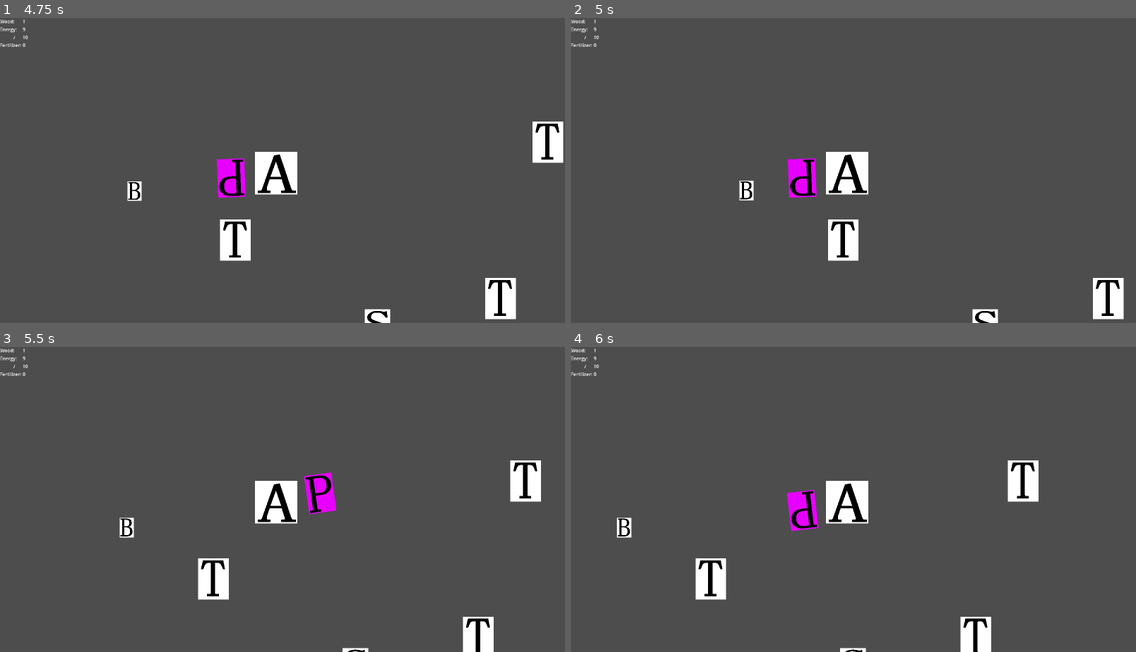
Above: before the commit, frames 1-4 (two rows, left to right).
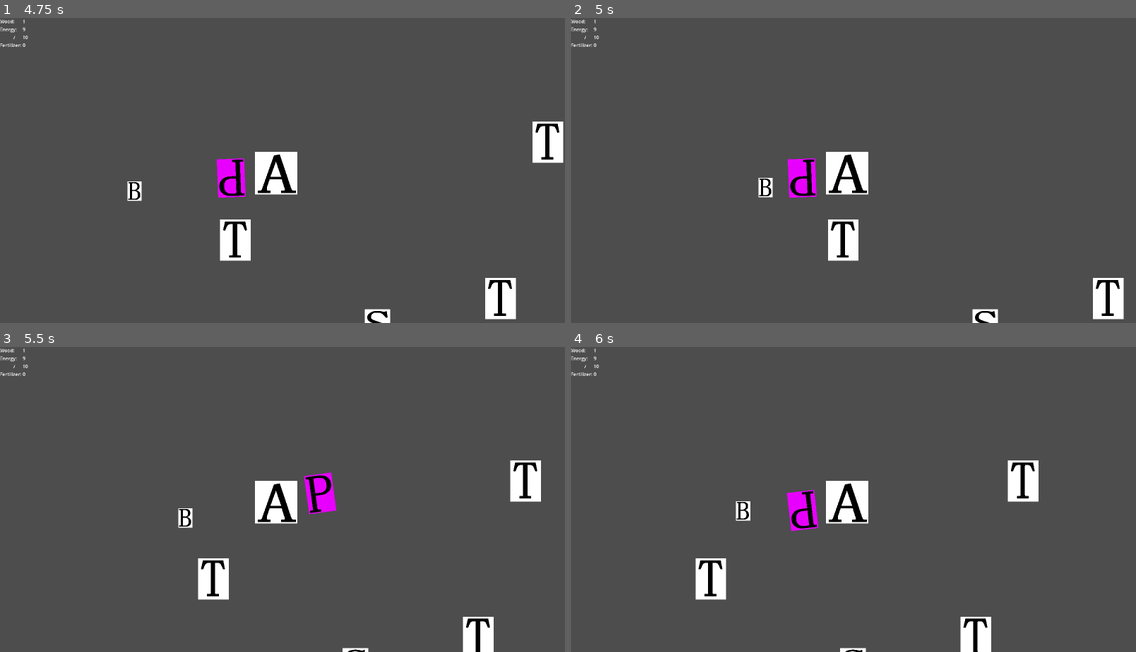
Above: after the commit, the same moments.

Repository: ErdrickBelmont/Buddy_Jam_2024_Team_4
Game: Godot game, scene res://start_screen.tscn
Same seed, same stepped clock (60 frames per second), same inputs: the game is played once before the commit and once after it.
Inputs (mouse positions are in pixels of both pictures, inside the frame that each line leads up to):
- Up to frame 1 (4.75 s): click "Start" at 0.5 s; tap Enter at 1.25 s; move the mouse to (169, 201) at 1.27 s; hold D (ui_right) 1.28-2.78 s; click (169, 201) at 1.35 s; tap W (ui_up) at 1.52, 2.27, 3.77, 4.52 s; move the mouse to (327, 268) at 2.02 s; click (327, 268) at 2.1 s; move the mouse to (265, 121) at 2.77 s; hold A (ui_left) from 2.78 s (still down); click (265, 121) at 2.85 s; move the mouse to (310, 170) at 3.52 s; click (310, 170) at 3.6 s; move the mouse to (62, 182) at 4.27 s; click (62, 182) at 4.35 s
- Up to frame 2 (5 s): keep holding A (ui_left)
- Up to frame 3 (5.5 s): move the mouse to (406, 484) at 5.02 s; release A (ui_left) at 5.03 s; hold D (ui_right) from 5.03 s (still down); click (406, 484) at 5.1 s; tap W (ui_up) at 5.27 s
- Up to frame 4 (6 s): keep holding D (ui_right); move the mouse to (740, 514) at 5.77 s; click (740, 514) at 5.85 s

Frame 1 is identical in both runs. In frame 2, 0.3% of the frame differs, in the area x 29-36%, y 52-60%; in frame 3, 0.3%, in the area x 21-35%, y 52-63%; in frame 4, 0.3%.

Commit message:
changed speed of bugs

Diff:
--- a/BuddyJam2023_Tree_Game/BugAI.gd
+++ b/BuddyJam2023_Tree_Game/BugAI.gd
@@ -1,7 +1,7 @@
 extends CharacterBody2D
 
 
-const SPEED = 300.0
+const SPEED = 50.0
 var player_chase = false
 var player = null
 var player_contact = false
